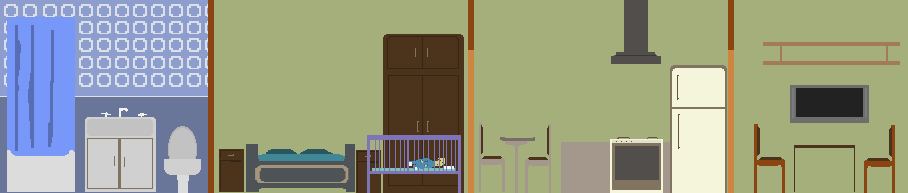
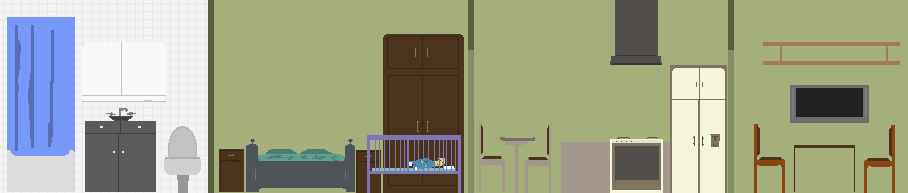
Layers edited between the first and the second 908 x 193 image:
painted on "divisor_3" over [208, 0, 214, 193]
painted on "divisor_2" over [468, 0, 474, 193]
painted on "divisor_1" over [728, 0, 734, 193]
added layer "espejo" above "bañera" over [82, 42, 166, 102]
painted on "mueble" over [85, 108, 156, 192]
painted on "inodoro" over [165, 157, 200, 193]
painted on "bath_bg" over [0, 0, 210, 193]
painted on "extractor" over [610, 0, 662, 65]
painted on "heladera" over [670, 65, 727, 193]
painted on "cama" over [246, 139, 355, 183]
